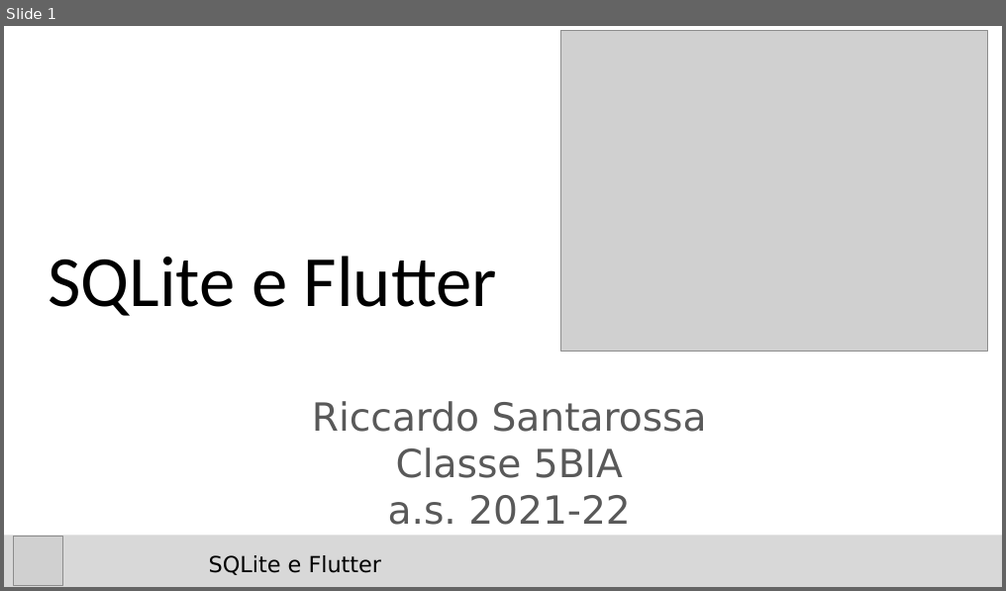
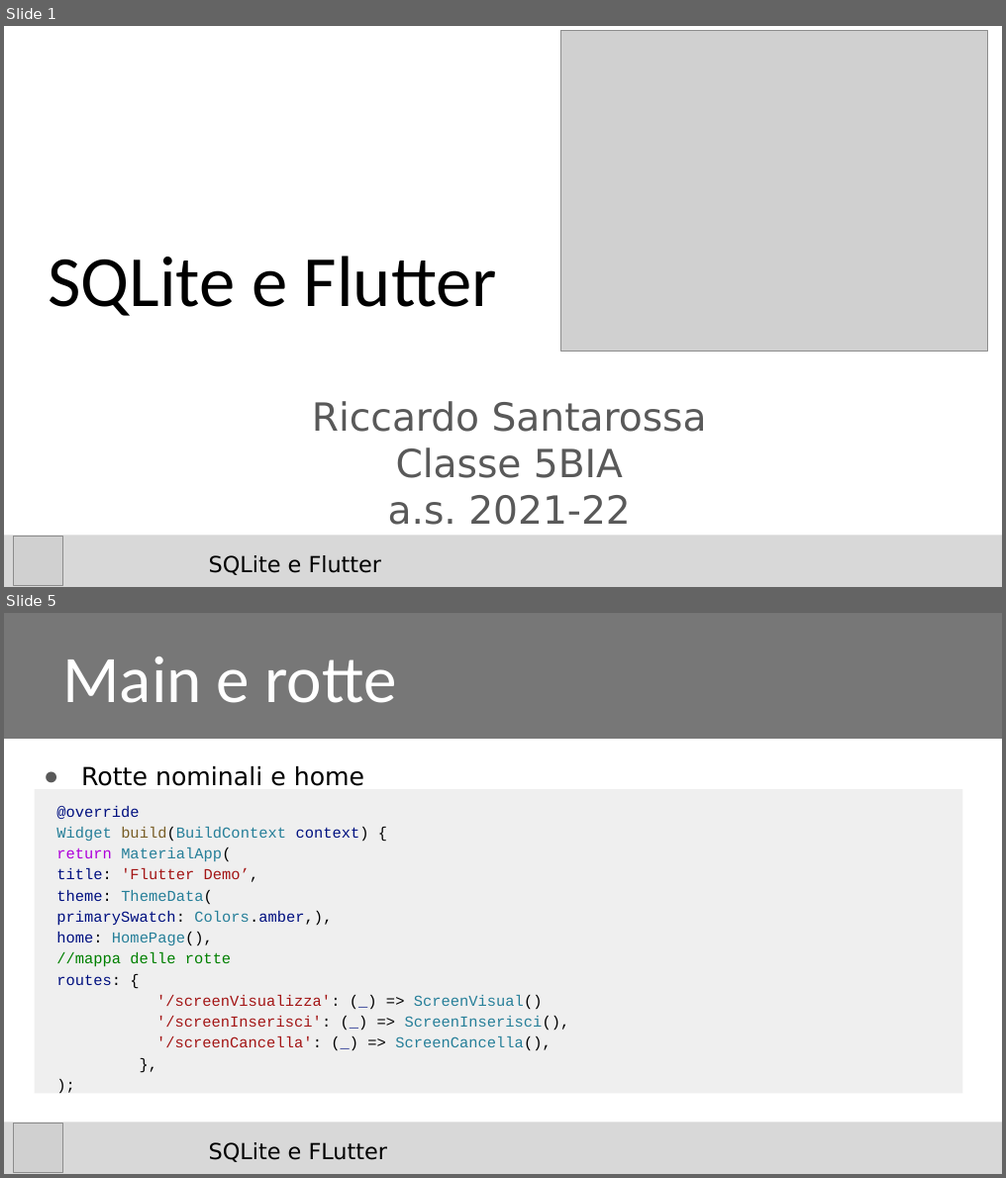
Before and after one commit to riccardosantarossa/SQLit_e_Flutter, a slide deck: Santarossa_Slides.pptx. Shown one above the other, each under a label of ours: slide 1 before the commit, slides 1 and 5 after it; the slides between them are not shown. The pictures are 1006x591 and 1006x1178 pixels, drawn with LibreOffice and Linux fonts; fonts in the diff are those of the drawing; grey boxes stand for pictures; background and template pictures are left out. Boxes give left, top, right and bottom in pixels: in the first picture for what was removed or moved away, otherwise in the second. Text is boxed around its words. In the diff, an @@ line names an element or a change of style, - is before the commit and + after.

```diff
--- a/Santarossa_Slides.pptx
+++ b/Santarossa_Slides.pptx
@@ slide 5 added at [4,613,1002,1174], background #FFFFFF; not listed: 1 template element that a slide beside it also shows @@
@@ title added at [4,613,1002,739], fill #777777, 48 pt, text #FFFFFF @@
+Main e rotte
@@ text added at [34,789,962,1094], fill #EFEFEF, 11 pt, text #267F99 @@
+@override
+Widget build(BuildContext context) {
+return MaterialApp(
+title: 'Flutter Demo’,
+theme: ThemeData(
+primarySwatch: Colors.amber,),
+home: HomePage(),
+//mappa delle rotte
+routes: {
+'/screenVisualizza': (_) => ScreenVisual()
+'/screenInserisci': (_) => ScreenInserisci(),
+'/screenCancella': (_) => ScreenCancella(),
+},
+);
@@ text added at [81,766,364,786], 18 pt, text #000000 @@
+● Rotte nominali e home
@@ picture added at [14,1124,62,1172] @@
@@ text added at [209,1143,387,1162], 16 pt, text #000000 @@
+SQLite e FLutter
```
Also in this commit, not shown: 4 other slides added, 3 slides removed.
